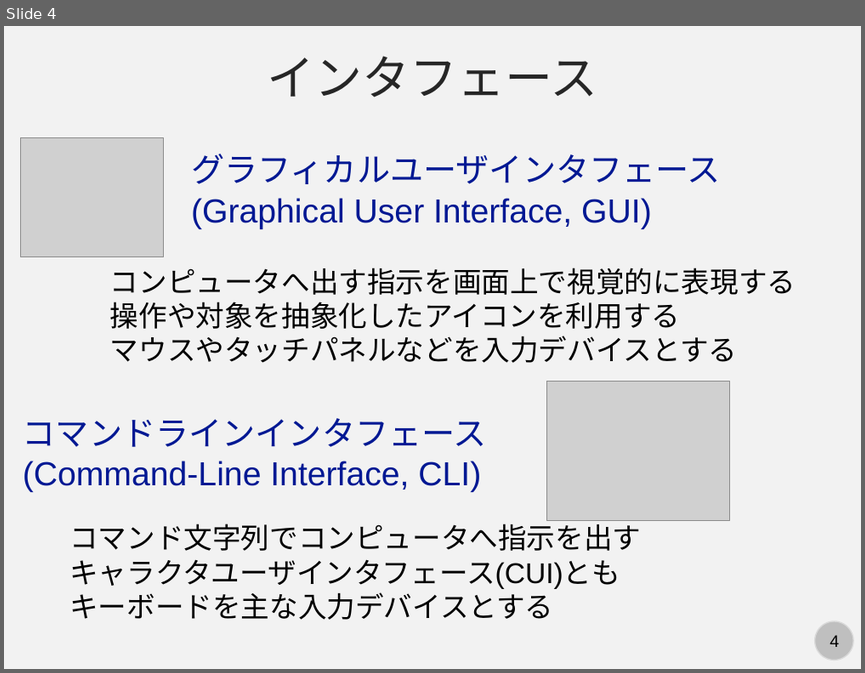
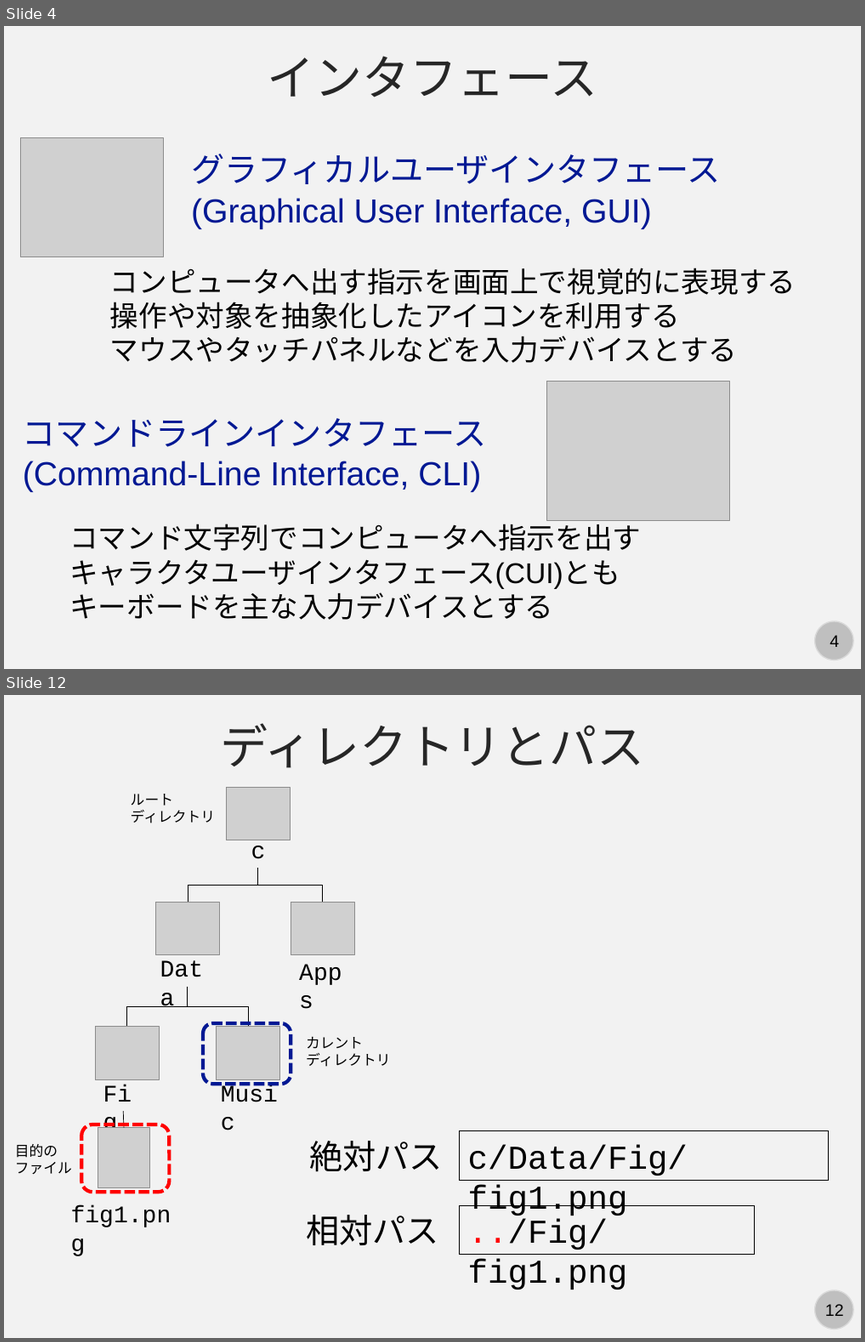
Before and after one commit to kaityo256/github, a slide deck: command/fig/slide.pptx. Shown one above the other, each under a label of ours: slide 4 before the commit, slides 4 and 12 after it; the slides between them are not shown. The pictures are 865x673 and 865x1342 pixels, drawn with LibreOffice and Linux fonts; fonts in the diff are those of the drawing; grey boxes stand for pictures. Boxes give left, top, right and bottom in pixels: in the first picture for what was removed or moved away, otherwise in the second. Text is boxed around its words. In the diff, an @@ line names an element or a change of style, - is before the commit and + after.

```diff
--- a/command/fig/slide.pptx
+++ b/command/fig/slide.pptx
@@ slide 12 added at [4,695,861,1338], background #F2F2F2; not listed: 2 template elements that a slide beside it also shows @@
@@ text added at [220,723,645,768], 40 pt, text #262626 @@
+ディレクトリとパス
@@ text added at [131,794,216,823], 12 pt, text #000000 @@
+ルート
+ディレクトリ
@@ picture added at [226,787,290,839] @@
@@ text added at [251,845,266,859], 20 pt, text #000000 @@
+c
@@ elbow line added from (257, 868) to (188, 902), #000000 0.5 pt @@
@@ elbow line added from (257, 868) to (323, 902), #000000 0.5 pt @@
@@ picture added at [155,902,219,954] @@
@@ picture added at [291,902,354,954] @@
@@ text added at [151,948,222,987], 20 pt, text #000000 @@
+Data
@@ text added at [291,952,361,990], 20 pt, text #000000 @@
+Apps
@@ elbow line added from (187, 987) to (126, 1026), #000000 0.5 pt @@
@@ elbow line added from (187, 987) to (248, 1026), #000000 0.5 pt @@
@@ picture added at [95,1026,158,1079] @@
@@ rounded rectangle added at [203,1023,290,1084], outline #011893 3 pt dashed @@
@@ picture added at [216,1026,280,1079] @@
@@ text added at [306,1036,391,1066], 12 pt, text #000000 @@
+カレント
+ディレクトリ
@@ text added at [95,1073,151,1111], 20 pt, text #000000 @@
+Fig
@@ text added at [212,1073,296,1111], 20 pt, text #000000 @@
+Music
@@ rounded rectangle added at [82,1124,170,1192], outline #FF0000 3 pt dashed @@
@@ picture added at [98,1127,149,1187] @@
@@ line added from (124, 1127) to (123, 1111), #000000 0.5 pt @@
@@ text added at [15,1144,72,1174], 12 pt, text #000000 @@
+目的の
+ファイル
@@ text added at [309,1140,443,1172], 28 pt, text #000000 @@
+絶対パス
@@ rectangle added at [459,1131,828,1180], outline #000000 0.75 pt, 28 pt, text #000000 @@
+c/Data/Fig/fig1.png
@@ text added at [71,1206,171,1227], 20 pt, text #000000 @@
+fig1.png
@@ text added at [306,1214,439,1245], 28 pt, text #000000 @@
+相対パス
@@ rectangle added at [459,1205,754,1253], outline #000000 0.75 pt, 28 pt, text #000000 @@
+../Fig/fig1.png
```
Also in this commit, not shown: 1 slide changed, 13 other slides added, 1 slide removed.
